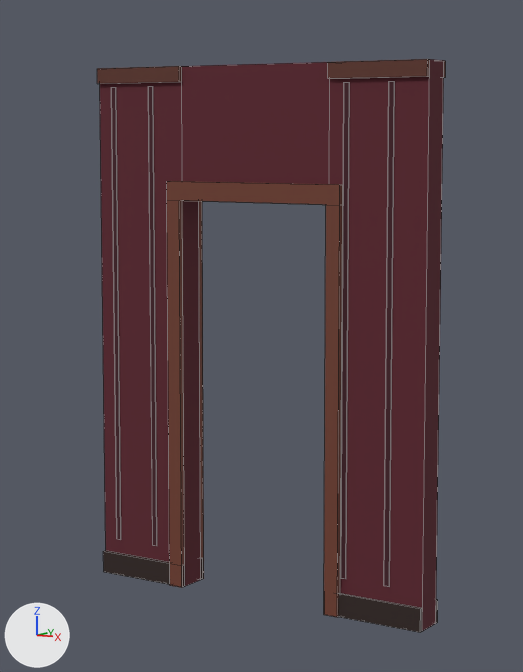
Two versions of the Blender file Art/Source/Environment/ParedePorta/SM_ENV_ParedePorta_Blockout.blend, one commit apart.
One viewpoint serves both versions: the file's camera 'CAM_tres_quartos'. The lights are fixed; the arrows at lower left show +X, +Y and +Z. The picture after the commit comes second. Mesh edges are drawn as thin lines.

Objects in the first picture: 'SM_ENV_ParedePorta'.
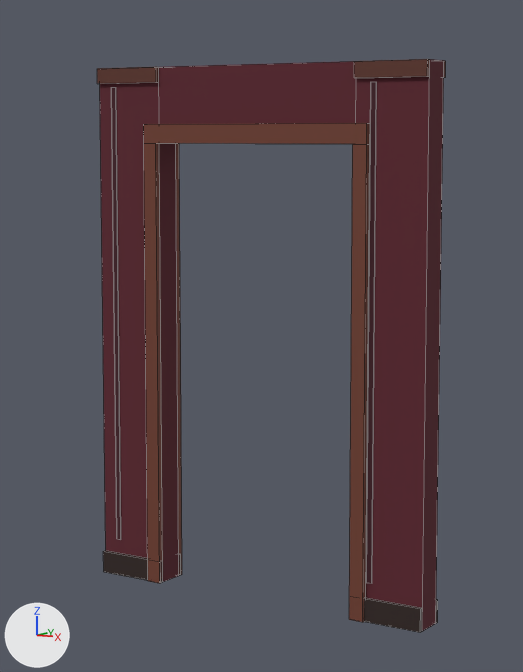
Boxes (x1, y1, x2, y2) around the edits, measured in the pictures (523 x 672 px; the box of a moved part takes in the faces that stretch with it):
part 1 of me_sm_env_paredeporta, added (dark red): after (159, 61, 356, 124)
part 2 of me_sm_env_paredeporta, moved or reshaped: before (384, 81, 395, 587); after (366, 82, 377, 584)
part 3 of me_sm_env_paredeporta, added (brown): after (144, 143, 163, 583)
part 4 of me_sm_env_paredeporta, added (brown): after (349, 144, 370, 622)
part 5 of me_sm_env_paredeporta, added (brown): after (144, 123, 370, 144)
part 6 of me_sm_env_paredeporta, added (brown): after (176, 143, 182, 576)
part 7 of me_sm_env_paredeporta, deleted: before (148, 62, 350, 617)
part 8 of me_sm_env_paredeporta, moved or reshaped: before (97, 66, 203, 587); after (97, 67, 181, 583)
part 9 of me_sm_env_paredeporta, moved or reshaped: before (328, 59, 437, 632); after (354, 59, 437, 632)

What changed in the scene script:
```text
Change me_sm_env_paredeporta:
    used by ob_sm_env_paredeporta; location = (0.0, 0.0, 0.0)
    remove me_sm_env_paredeporta.from_pydata(...)  # 168 vertices, 126 faces; spans x -1.0..1.0, y -0.11..0.11, z 0.0..2.8
    add me_sm_env_paredeporta.from_pydata(...)  # 152 vertices, 114 faces; spans x -1.0..1.0, y -0.11..0.11, z 0.0..2.8
    me_sm_env_paredeporta part 1: a new loose piece, a box spanning x -0.6..0.6, y -0.08..0.08, z 2.4..2.8, in mat_mat_env_papelvinho (dark red #5a1e2a)
    me_sm_env_paredeporta part 2: the loose piece of 8 vertices spanning x 0.79..0.81, y -0.08, z 0.2..2.7 is moved by (-0.1, 0.0, 0.0)
    me_sm_env_paredeporta part 3: a new loose piece, a box spanning x -0.68..-0.6, y -0.105..-0.075, z 0.0..2.4, in mat_mat_env_mognoclaro (brown #6e3a2a)
    me_sm_env_paredeporta part 4: a new loose piece, a box spanning x 0.6..0.68, y -0.105..-0.075, z 0.0..2.4, in mat_mat_env_mognoclaro (brown #6e3a2a)
    me_sm_env_paredeporta part 5: a new loose piece, a box spanning x -0.68..0.68, y -0.105..-0.075, z 2.4..2.5, in mat_mat_env_mognoclaro (brown #6e3a2a)
    me_sm_env_paredeporta part 6: a new loose piece, a box spanning x -0.68..-0.6, y 0.075..0.105, z 0.0..2.4, in mat_mat_env_mognoclaro (brown #6e3a2a)
    me_sm_env_paredeporta part 7: 9 loose pieces with 72 vertices, spanning x -0.66..0.56, y -0.11..0.11, z 0.0..2.8, are deleted
    me_sm_env_paredeporta part 8
    20 vertices in x -0.45, y -0.09..0.09, z 0.0..2.8 move by (-0.15, 0.0, 0.0)
    me_sm_env_paredeporta part 9
    20 vertices in x 0.45, y -0.09..0.09, z 0.0..2.8 move by (0.15, 0.0, 0.0)
    other edits to the shape of me_sm_env_paredeporta do not show in these pictures
```
